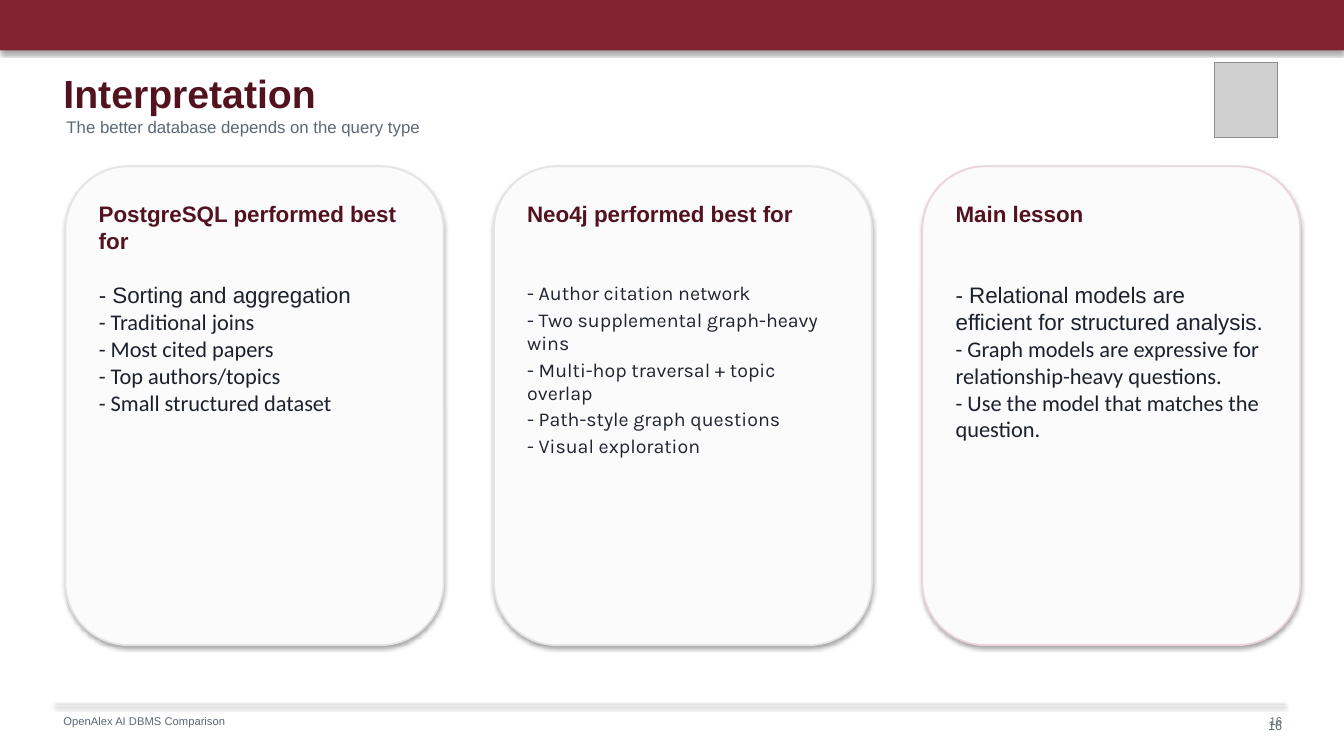
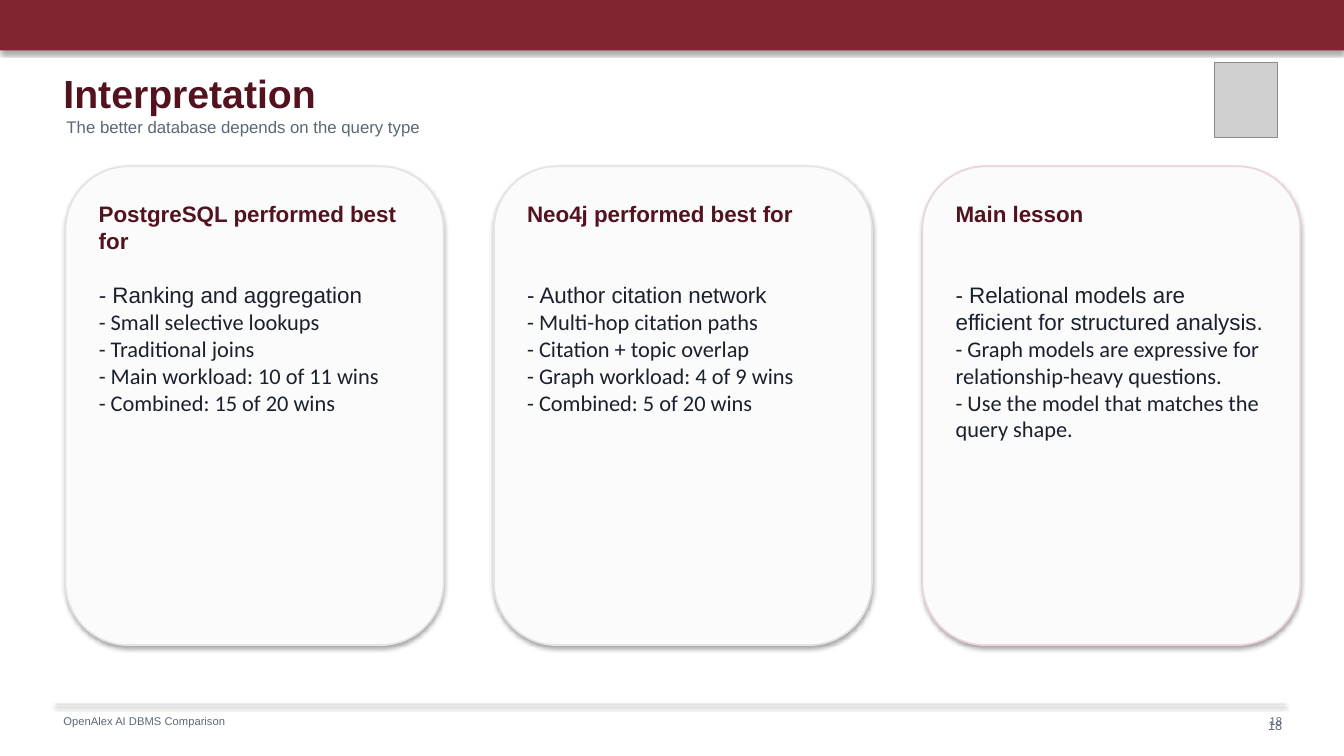
Before and after one commit to hamzaabedlkadr-b/openalex-ai-db-comparison, a slide deck: slide 18 of docs/OpenAlex_DBMS_Comparison_Sapienza.pptx (slide 16 before the commit). Drawn at 1344x756 pixels with LibreOffice and Linux fonts; fonts in the diff are those of the drawing; grey boxes stand for pictures. Boxes give left, top, right and bottom in pixels: in the first picture for what was removed or moved away, otherwise in the second. Text is boxed around its words. In the diff, an @@ line names an element or a change of style, - is before the commit and + after.

Commit message:
Update presentation with graph-focused results

```diff
--- a/docs/OpenAlex_DBMS_Comparison_Sapienza.pptx
+++ b/docs/OpenAlex_DBMS_Comparison_Sapienza.pptx
@@ text at (111, 286, 379, 411): text changed @@
-- Sorting and aggregation
-- Traditional joins
-- Most cited papers
-- Top authors/topics
-- Small structured dataset
+- Ranking and aggregation
+- Small selective lookups
+- Traditional joins
+- Main workload: 10 of 11 wins
+- Combined: 15 of 20 wins
@@ text at (539, 286, 794, 411): text changed; size 14 to 16 pt; font Karla to Calibri; text colour #1F2430 to #1A202C @@
-- Author citation network
-- Two supplemental graph-heavy wins
-- Multi-hop traversal + topic overlap
-- Path-style graph questions
-- Visual exploration
+- Author citation network
+- Multi-hop citation paths
+- Citation + topic overlap
+- Graph workload: 4 of 9 wins
+- Combined: 5 of 20 wins
@@ text at (956, 286, 1263, 441): text changed @@
-- Relational models are efficient for structured analysis.
-- Graph models are expressive for relationship-heavy questions.
-- Use the model that matches the question.
+- Relational models are efficient for structured analysis.
+- Graph models are expressive for relationship-heavy questions.
+- Use the model that matches the query shape.
```
Also in this commit, not shown: 9 other slides changed, 3 slides added, 4 slides removed, 1 other file.
